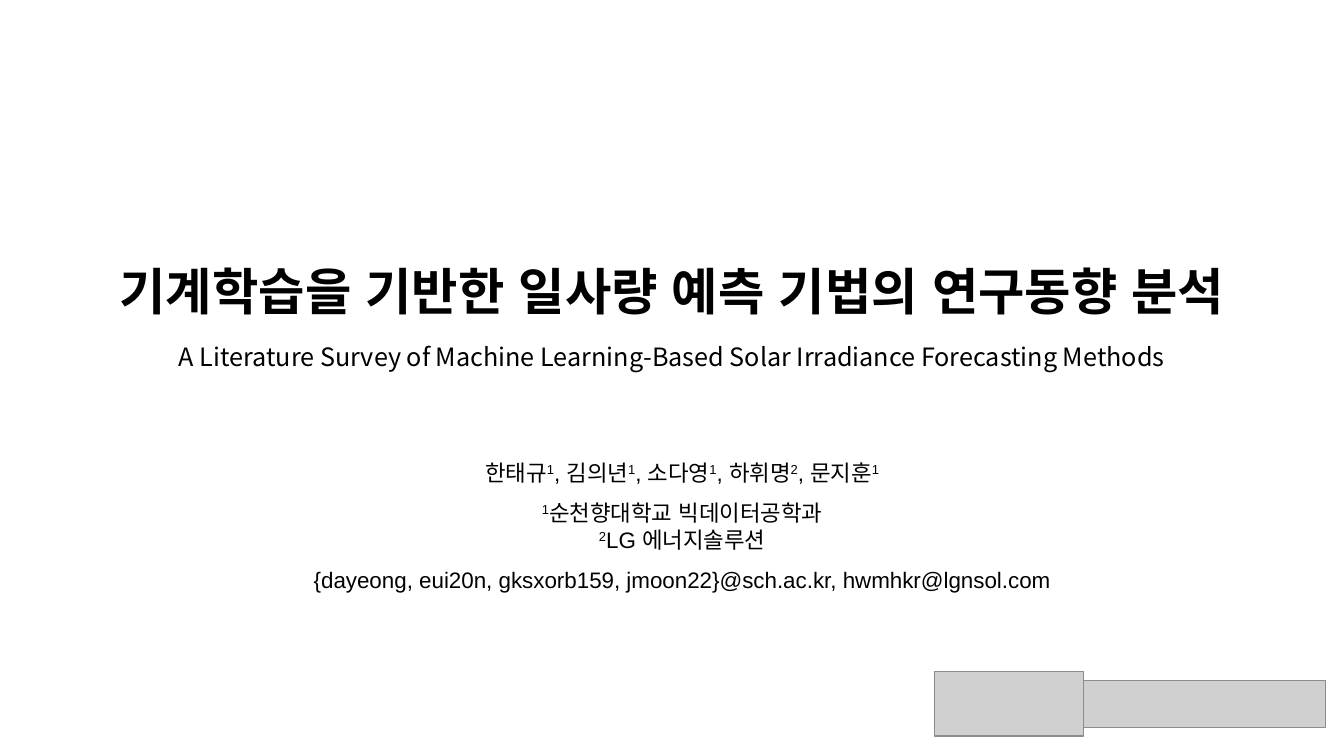
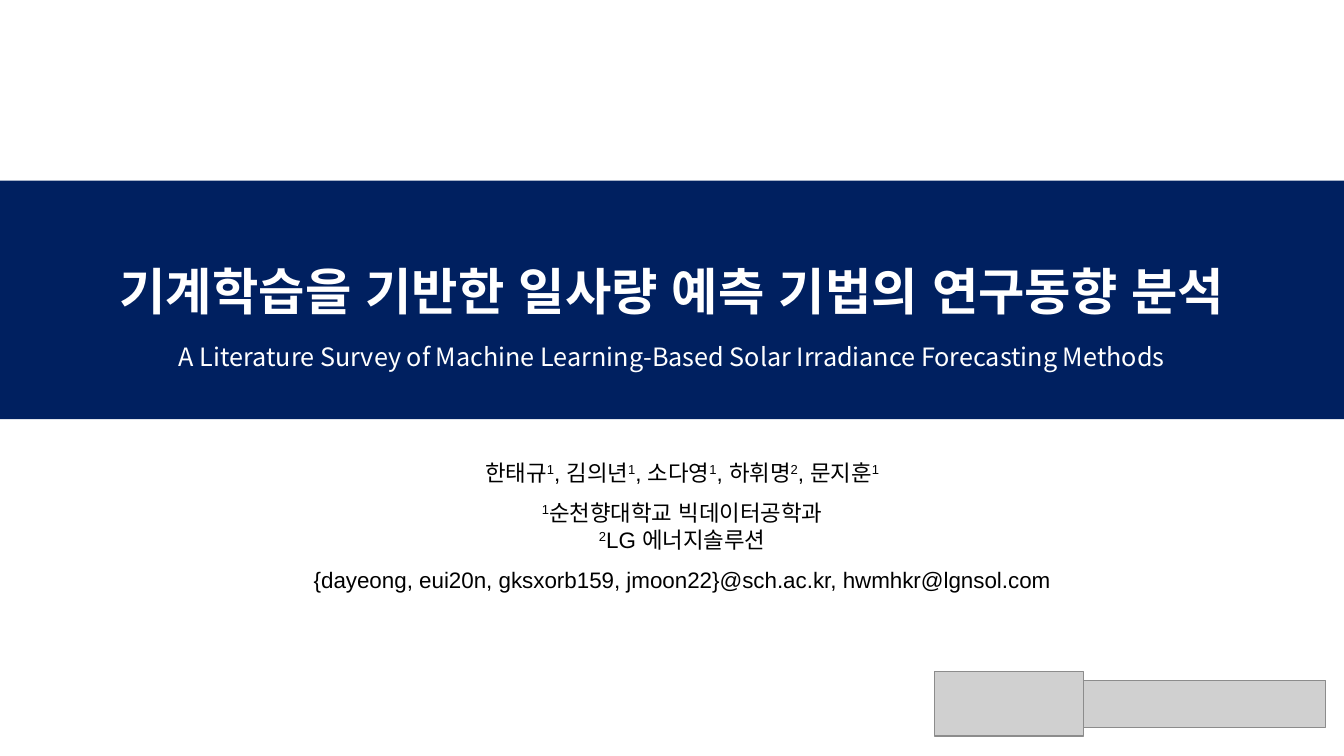
Before and after one commit to TaegyuHan/Solar_radiation_prediction_model, a slide deck: slide 1 of KICS_PT/[KICS] 동향 poster.pptx. Drawn at 1344x756 pixels with LibreOffice and Linux fonts; fonts in the diff are those of the drawing; grey boxes stand for pictures. Boxes give left, top, right and bottom in pixels: in the first picture for what was removed or moved away, otherwise in the second. Text is boxed around its words. In the diff, an @@ line names an element or a change of style, - is before the commit and + after.

```diff
--- a/KICS_PT/[KICS] 동향 poster.pptx
+++ b/KICS_PT/[KICS] 동향 poster.pptx
@@ title "기계학습을 기반한 일사량 예측 기법의 ..." at box(120, 267, 1225, 372): text colour #000000 to #FFFFFF @@
@@ rectangle added at box(0, 180, 1344, 419), fill #002060 @@
```
Also in this commit, not shown: 14 other slides changed, 1 slide added, 1 other file.
